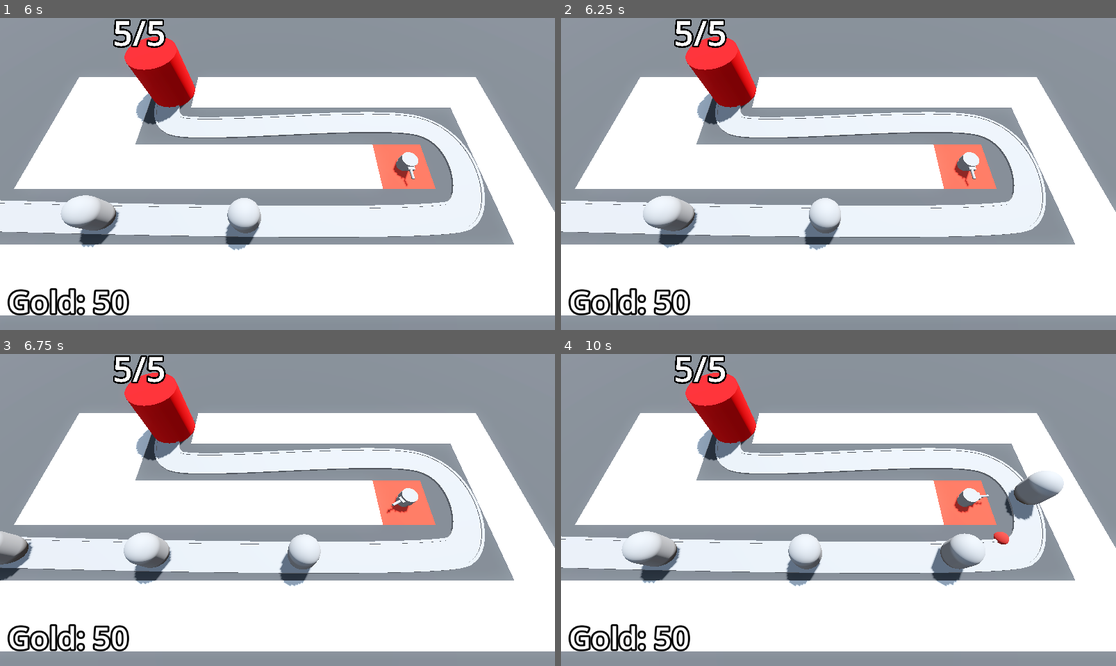
Above: before the commit, frames 1-4 (two rows, left to right).
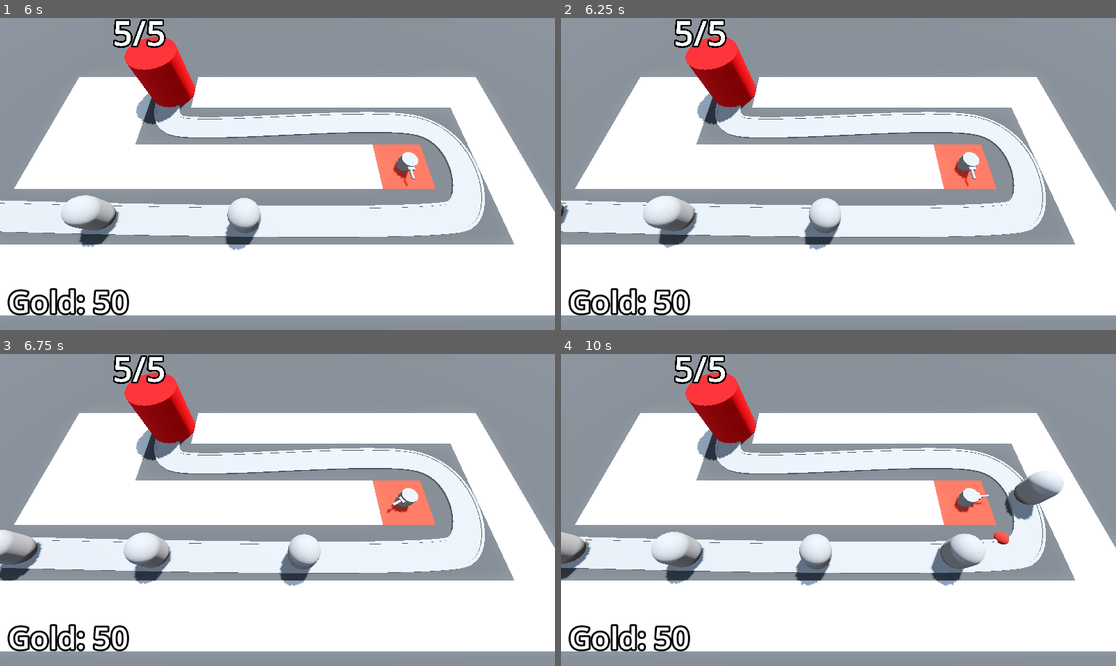
Above: after the commit, the same moments.

Repository: DapperMongoose/BarbarianBlaster
Game: Godot game, scene res://BaseLevel.tscn
The game is run twice, just before and just after one commit, with the same random seed, the same clock (stepped at 60 frames per second) and the same inputs.
Inputs (mouse positions are in pixels of both pictures, inside the frame that each line leads up to):
- Up to frame 1 (6 s): tap Enter at 0.5, 2 s; move the mouse to (399, 158) at 0.52 s; press the mouse at (399, 158) at 0.53 s; tap Space at 1.25 s; move the mouse to (166, 189) at 1.27 s; release the mouse at (166, 189) at 1.28 s; click (166, 189) at 1.35 s; move the mouse to (333, 105) at 2.02 s; press the mouse at (333, 105) at 2.03 s; move the mouse to (249, 236) at 2.77 s; release the mouse at (249, 236) at 2.78 s; click (249, 236) at 2.85 s; move the mouse to (444, 220) at 3.52 s; press the mouse at (444, 220) at 3.53 s; move the mouse to (111, 127) at 4.27 s; release the mouse at (111, 127) at 4.28 s; click (111, 127) at 4.35 s; move the mouse to (305, 174) at 5.02 s; press the mouse at (305, 174) at 5.03 s; move the mouse to (194, 96) at 5.77 s; release the mouse at (194, 96) at 5.78 s; click (194, 96) at 5.85 s
- Up to frame 2 (6.25 s): no input
- Up to frame 3 (6.75 s): move the mouse to (399, 494) at 6.52 s; press the mouse at (399, 494) at 6.53 s
- Up to frame 4 (10 s): move the mouse to (727, 525) at 7.27 s; release the mouse at (727, 525) at 7.28 s; click (727, 525) at 7.35 s; move the mouse to (894, 441) at 8.02 s; press the mouse at (894, 441) at 8.03 s; move the mouse to (810, 572) at 8.77 s; release the mouse at (810, 572) at 8.78 s; click (810, 572) at 8.85 s; move the mouse to (1005, 556) at 9.52 s; press the mouse at (1005, 556) at 9.53 s

Frame 1 is identical in both runs. In frame 2, less than 0.1% of the frame differs, in the area x 0-2%, y 59-67%; in frame 3, 0.6%; in frame 4, 2.7%, in the area x 0-49%, y 56-75%.

Commit message:
completed difficulty curves lesson

Diff:
--- a/BaseLevel.tscn
+++ b/BaseLevel.tscn
@@ -8,6 +8,7 @@
 [ext_resource type="Script" path="res://TurretManager.gd" id="5_7wwqd"]
 [ext_resource type="PackedScene" uid="uid://d0fevutngcvvu" path="res://Turret/turret.tscn" id="6_xysai"]
 [ext_resource type="Script" path="res://Bank.gd" id="8_er0lg"]
+[ext_resource type="PackedScene" uid="uid://blh2p8apd3pr2" path="res://DifficultyManager/difficulty_manager.tscn" id="9_2pgrx"]
 
 [sub_resource type="ProceduralSkyMaterial" id="ProceduralSkyMaterial_8daac"]
 sky_horizon_color = Color(0.64625, 0.65575, 0.67075, 1)
@@ -63,10 +64,11 @@
 "cells": PackedInt32Array(65535, 65534, 0, 65535, 2, 0, 65531, 65535, 0, 4, 65535, 0, 65532, 65534, 0, 65531, 65534, 0, …(306 unchanged characters)…
 }
 
-[node name="EnemyPath" type="Path3D" parent="."]
+[node name="EnemyPath" type="Path3D" parent="." node_paths=PackedStringArray("difficulty_manager")]
 curve = SubResource("Curve3D_awwqm")
 script = ExtResource("3_ddfob")
 enemy_scene = ExtResource("2_8v4dp")
+difficulty_manager = NodePath("../DifficultyManager")
 
 [node name="Road" type="CSGPolygon3D" parent="EnemyPath"]
 polygon = PackedVector2Array(-1, 0, -1, 0.1, 1, 0.1, 1, 0)
@@ -139,4 +141,6 @@
 text = "placeholder"
 label_settings = SubResource("LabelSettings_xmk5y")
 
+[node name="DifficultyManager" parent="." instance=ExtResource("9_2pgrx")]
+
 [connection signal="timeout" from="EnemyPath/Timer" to="EnemyPath" method="spawn_enemy"]
--- /dev/null
+++ b/DifficultyManager/difficulty_manager.gd
@@ -0,0 +1,22 @@
+extends Node
+
+@export var game_length := 30.0
+@export var spawn_time_curve: Curve
+
+@onready var timer: Timer = $Timer
+
+
+# Called when the node enters the scene tree for the first time.
+func _ready() -> void:
+	timer.start(game_length)
+
+
+# Called every frame. 'delta' is the elapsed time since the previous frame.
+func _process(delta: float) -> void:
+	print(get_spawn_time())
+
+func game_progress_ratio() -> float:
+	return 1.0 - (timer.time_left/game_length)
+
+func get_spawn_time() -> float:
+	return spawn_time_curve.sample(game_progress_ratio())
--- /dev/null
+++ b/DifficultyManager/difficulty_manager.tscn
@@ -0,0 +1,16 @@
+[gd_scene load_steps=3 format=3 uid="uid://blh2p8apd3pr2"]
+
+[ext_resource type="Script" path="res://DifficultyManager/difficulty_manager.gd" id="1_pi7fj"]
+
+[sub_resource type="Curve" id="Curve_ef4vb"]
+min_value = 0.25
+max_value = 2.0
+_data = [Vector2(0, 2), 0.0, -1.75, 0, 1, Vector2(1, 0.25), -1.75, 0.0, 1, 0]
+point_count = 2
+
+[node name="DifficultyManager" type="Node"]
+script = ExtResource("1_pi7fj")
+spawn_time_curve = SubResource("Curve_ef4vb")
+
+[node name="Timer" type="Timer" parent="."]
+one_shot = true
--- a/EnemyPath.gd
+++ b/EnemyPath.gd
@@ -1,7 +1,11 @@
 extends Path3D
 
 @export var enemy_scene: PackedScene
+@export var difficulty_manager: Node
+
+@onready var timer: Timer = $Timer
 
 func spawn_enemy() -> void:
 	var new_enemy = enemy_scene.instantiate()
 	add_child(new_enemy)
+	timer.wait_time = difficulty_manager.get_spawn_time()
Not shown: 1 places in BaseLevel.tscn that only renumber resources
